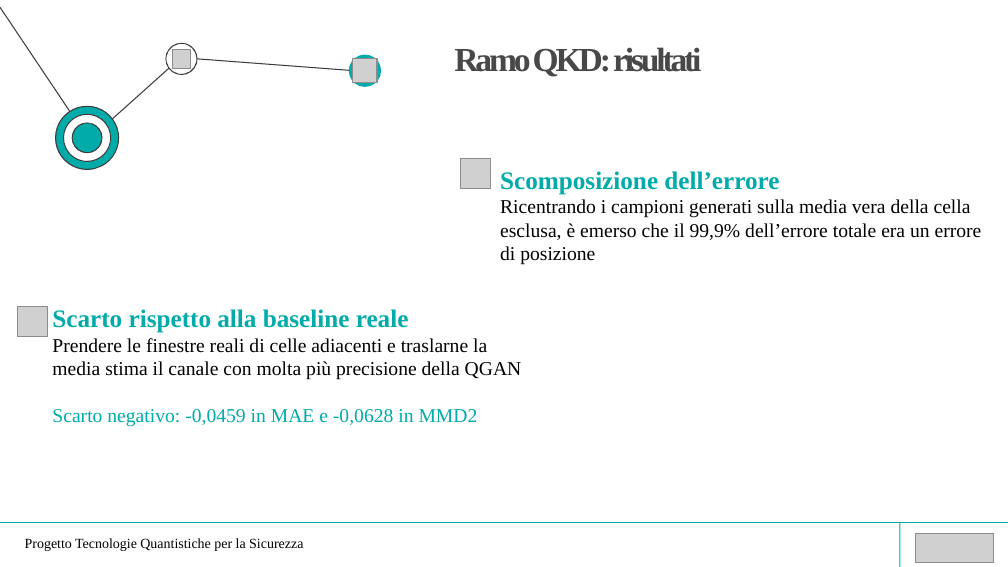
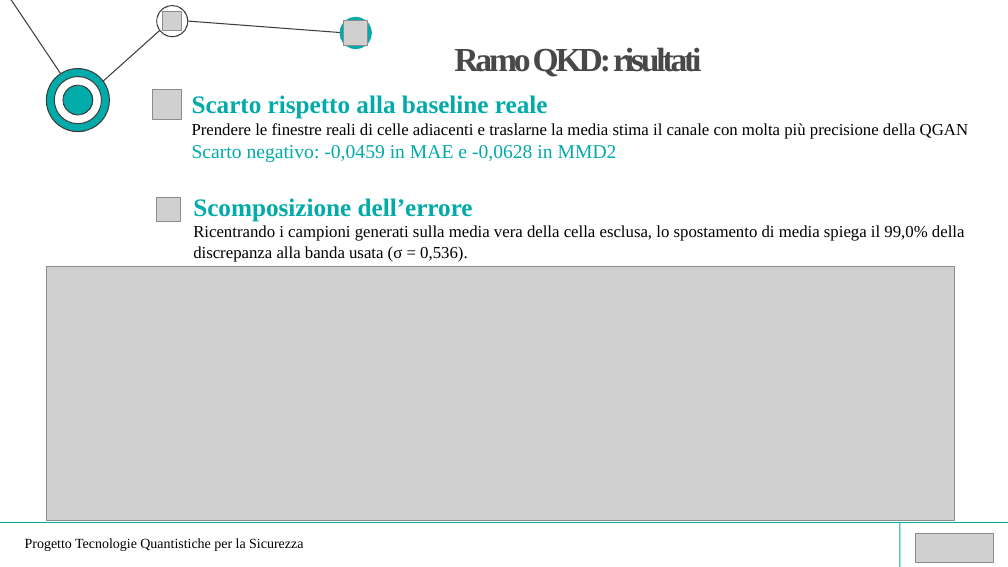
Before and after one commit to nf0101/qgan-qber, a slide deck: slide 10 of docs/presentazione.pptx. Drawn at 1008x567 pixels with LibreOffice and Linux fonts; fonts in the diff are those of the drawing; grey boxes stand for pictures. Boxes give left, top, right and bottom in pixels: in the first picture for what was removed or moved away, otherwise in the second. Text is boxed around its words. In the diff, an @@ line names an element or a change of style, - is before the commit and + after.

```diff
--- a/docs/presentazione.pptx
+++ b/docs/presentazione.pptx
@@ 7 freeform shapes, 2 pictures: place and size @@
-7 freeform shapes, 2 pictures at [0,7,381,169]
+7 freeform shapes, 2 pictures at [0,0,372,132]
@@ 3 freeform shapes: place and size @@
-3 freeform shapes at [55,106,120,170]
+3 freeform shapes at [45,68,110,132]
@@ text "Scarto rispetto alla baseline reale": place and size @@
-text "Scarto rispetto alla baseline reale" at [52,309,522,427]
+text "Scarto rispetto alla baseline reale" at [192,95,968,163]
@@ picture: place and size @@
-picture at [461,159,490,188]
+picture at [152,90,181,119]
@@ text at [192,123,968,139]: size 14 to 12 pt in "Prendere le finestre reali di celle adiacenti ..." @@
@@ picture: place and size @@
-picture at [17,306,47,337]
+picture at [156,198,180,222]
@@ text "Scomposizione dell’errore": place and size @@
-text "Scomposizione dell’errore" at [500,171,982,265]
+text "Scomposizione dell’errore" at [193,198,965,262]
@@ text at [193,225,965,262]: text changed; size 14 to 12 pt @@
-Ricentrando i campioni generati sulla media vera della cella esclusa, è emerso che il 99,9% dell’errore totale era un errore di posizione
+Ricentrando i campioni generati sulla media vera della cella esclusa, lo spostamento di media spiega il 99,0% della discrepanza alla banda usata (σ = 0,536).
@@ picture added at [46,266,955,520] @@
```
Also in this commit, not shown: 3 other slides changed, 1 slide removed, 1 other file.
